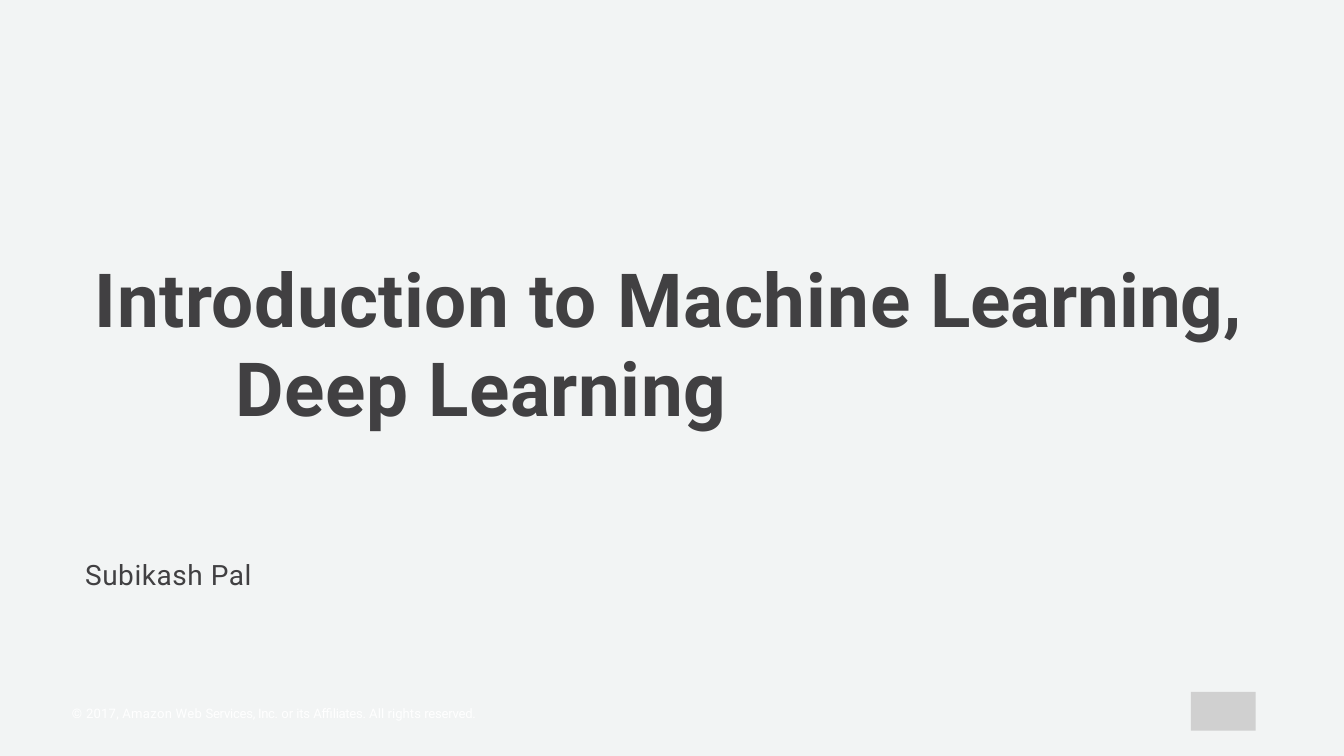
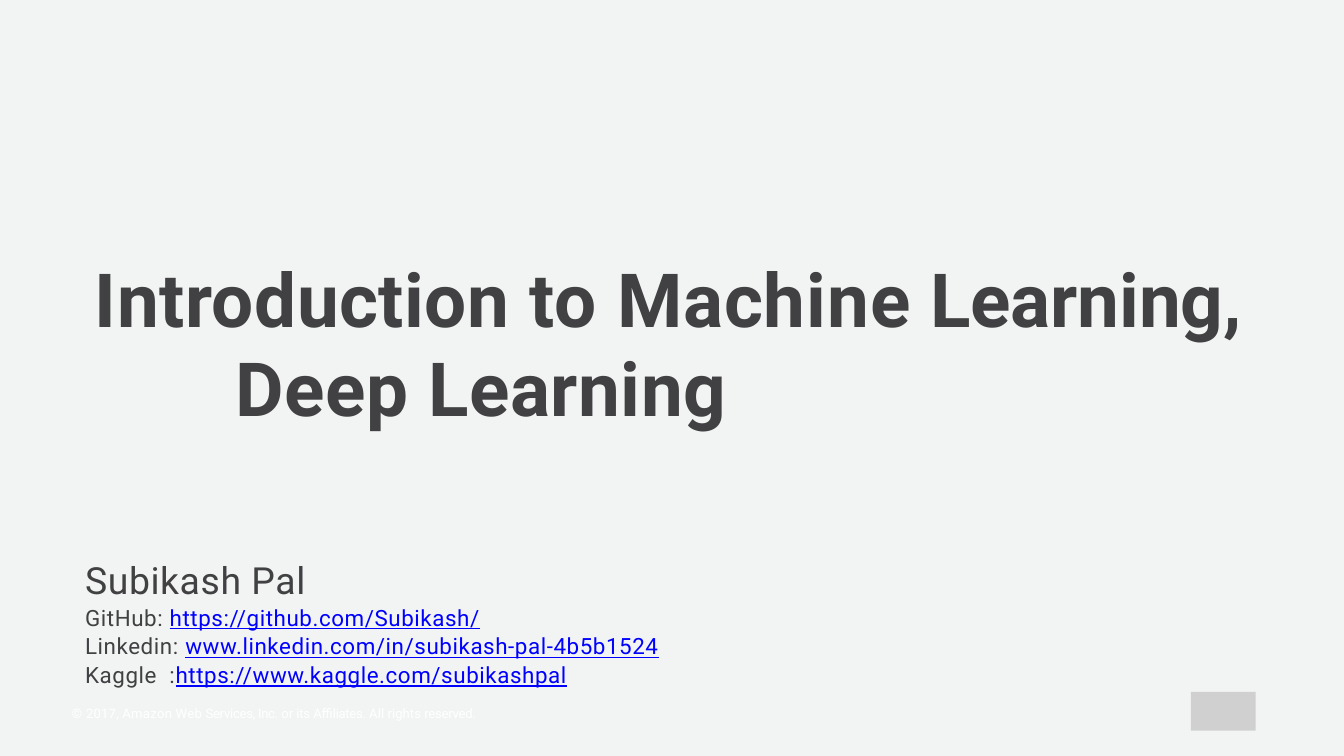
Before and after one commit to Subikash/Deep-Training, a slide deck: slide 1 of Machine Learning & Deep Learning.pptx. Drawn at 1344x756 pixels with LibreOffice and Linux fonts; fonts in the diff are those of the drawing; grey boxes stand for pictures; background and template pictures are left out. Boxes give left, top, right and bottom in pixels: in the first picture for what was removed or moved away, otherwise in the second. Text is boxed around its words. In the diff, an @@ line names an element or a change of style, - is before the commit and + after.

```diff
--- a/Machine Learning & Deep Learning.pptx
+++ b/Machine Learning & Deep Learning.pptx
@@ text at [85, 566, 305, 595]: size 15 to 20 pt in "Subikash Pal" @@
@@ text at [85, 609, 658, 688]: paragraphs added @@
+GitHub: https://github.com/Subikash/
+Linkedin: www.linkedin.com/in/subikash-pal-4b5b1524
+Kaggle :https://www.kaggle.com/subikashpal
```
